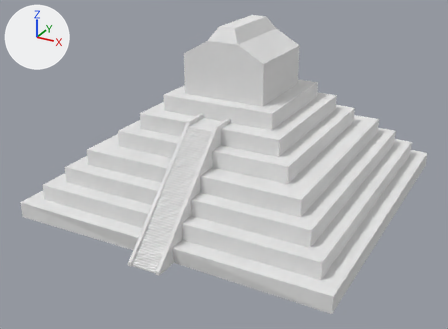
A saved change to the Blender file mayanPyramid.blend.
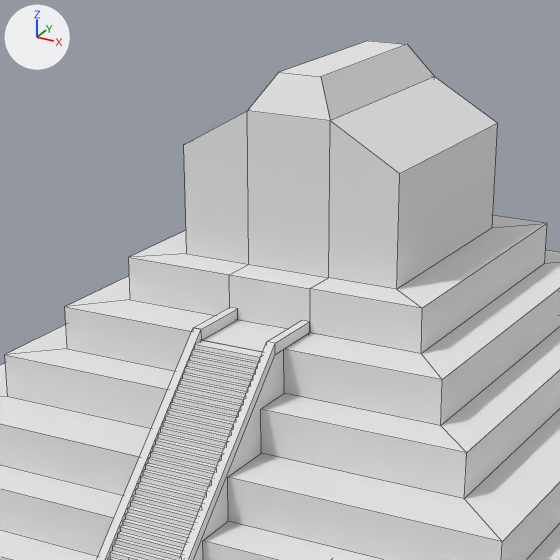
Each version is shown whole from a 50 mm lens placed at (34.3, -67.3, 36.7), pointed at (-0.3, -4.4, 5.2), then close up on the part from 26% to 72% of the width and 0% to 63% of the height. Arrows for +X, +Y and +Z are at upper left; the lights stay in place. The close-ups show mesh edges as thin lines.

The older version as bpy lines, for what is in view:
```python
me_cube = bpy.data.meshes.new('Cube')
me_cube.from_pydata(...)  # 537 vertices, 279 faces, 11 loose edges; spans x -1.0..1.0, y -1.1..1.0, z -1.0..21.4
me_cube.materials.append(mat_material)  # white #e7e7e7
ob_cube = bpy.data.objects.new('Cube', me_cube)
ob_cube.location = (0.0, 0.0, 1.0)
ob_cube.scale = (20.0, 20.0, 1.0)
```
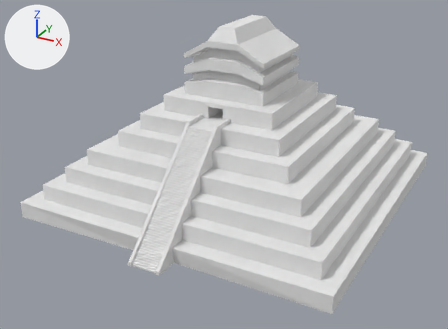
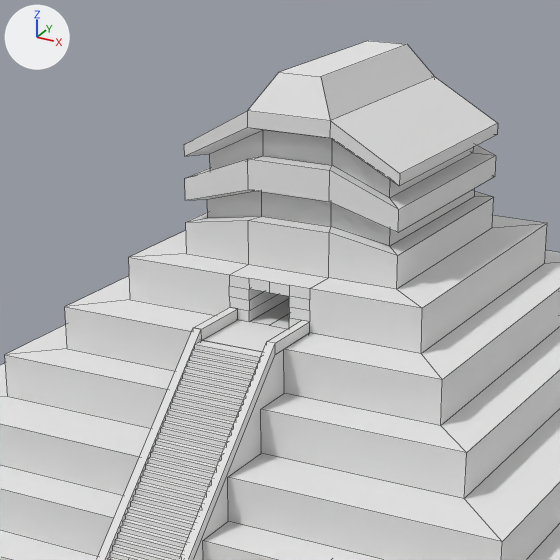
Commit message: piramid changes

Patch to the scene script:
```diff
--- a/mayanPyramid.blend.py
+++ b/mayanPyramid.blend.py
@@ me_cube @@
 # used by ob_cube; location = (0.0, 0.0, 1.0); scale = (20.0, 20.0, 1.0)
-me_cube.from_pydata(...)  # 537 vertices, 279 faces, 11 loose edges; spans x -1.0..1.0, y -1.1..1.0, z -1.0..21.4
+me_cube.from_pydata(...)  # 666 vertices, 402 faces, 11 loose edges; spans x -1.0..1.0, y -1.1..1.0, z -1.0..21.4
+# me_cube part 1
+# 13 faces are deleted
+# 90 vertices are added at x -0.3..0.3, y -0.3..0.3, z 6.3..19.1
+# 6 new vertices lie (0.0, 0.0, -0.5) away from vertices in x -0.3..0.3, y -0.3..0.3, z 13.0..18.0
+# 6 new vertices lie (0.0, 0.0, -0.5) away from vertices in x -0.2..0.1, y -0.3..0.0, z 12.5
+# 13 new vertices lie (0.0, 0.0, 0.5) away from vertices in x -0.2..0.1, y -0.3..0.1, z 11.0
+# 6 new vertices lie (0.0, 0.0, 0.5) away from vertices in x -0.2..0.0, y 0.0..0.1, z 11.5
+# 8 new vertices lie (0.0, 0.4, 0.0) away from vertices in x -0.2..0.2, y -0.2, z 14.6..17.5
+# 136 new faces join them
 me_cube.materials.append(mat_material)
```

Location of each change, [x1, y1, x2, y2] in pixels of the close-ups (560 x 560 px):
part 1 of me_cube, built on
    both: [129, 111, 498, 354]
